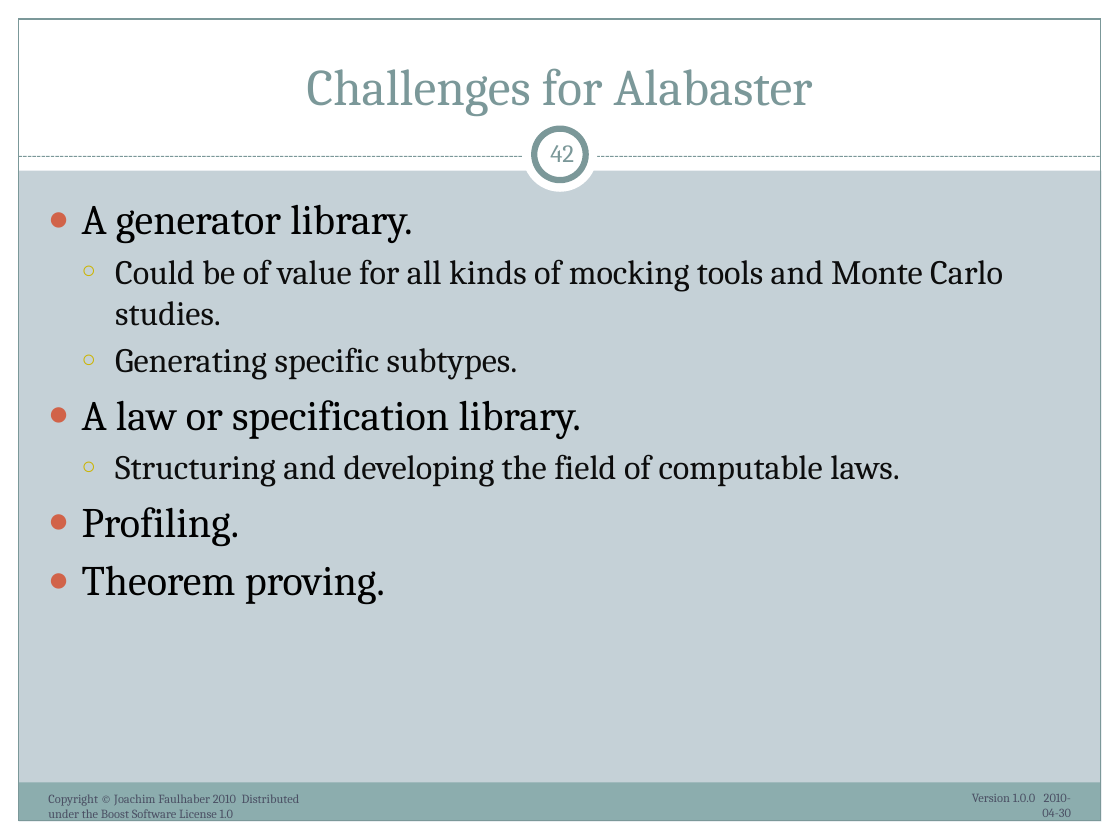
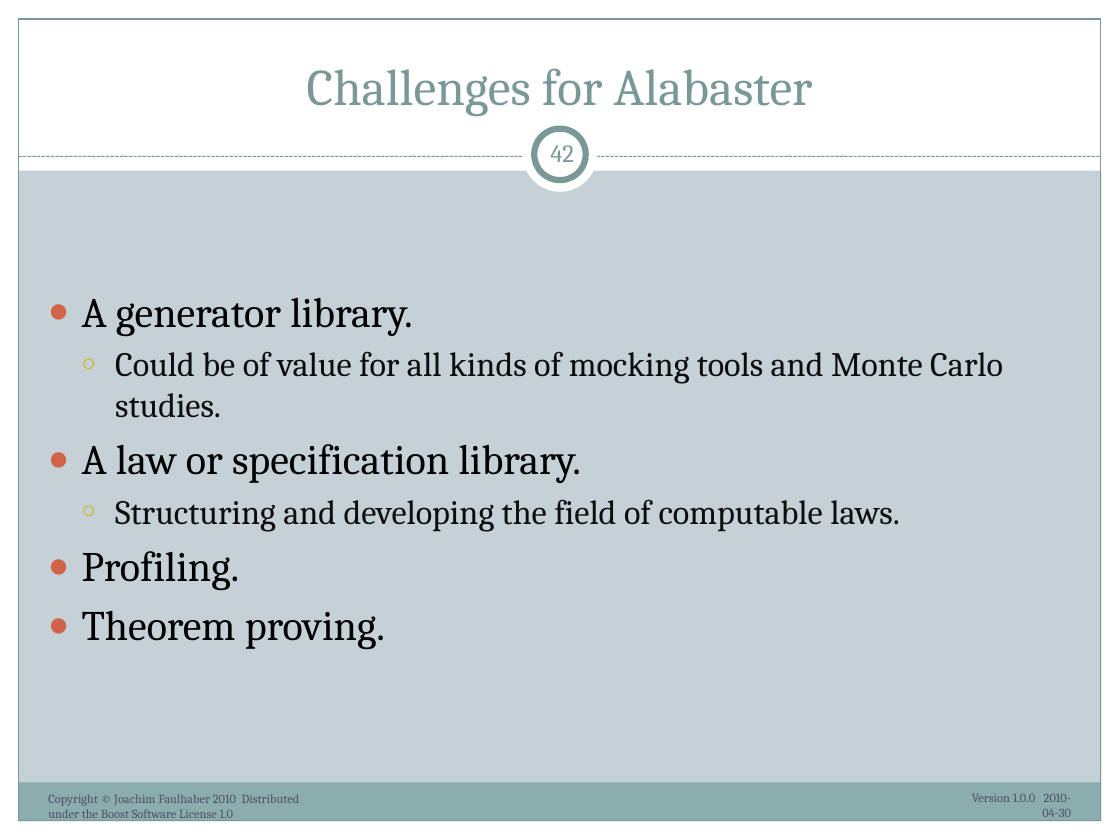
Before and after one commit to ryppl/boost-history, a slide deck: slide 42 of itl/libs/validate/doc/boostcon2010/BoostAlabaster.pptx. Drawn at 1120x840 pixels with LibreOffice and Linux fonts; fonts in the diff are those of the drawing. Boxes give left, top, right and bottom in pixels: in the first picture for what was removed or moved away, otherwise in the second. Text is boxed around its words. In the diff, an @@ line names an element or a change of style, - is before the commit and + after.

Commit message:
Modified presentation Boost.Alabaster.
SVN-Revision: 61786

```diff
--- a/itl/libs/validate/doc/boostcon2010/BoostAlabaster.pptx
+++ b/itl/libs/validate/doc/boostcon2010/BoostAlabaster.pptx
@@ text "A generator library." at <box>82,297,1003,650</box>: vertical alignment top to middle @@
@@ text at <box>115,347,518,380</box>: paragraph removed @@
-  ○ Generating specific subtypes.
```
Also in this commit, not shown: 11 other slides changed.
